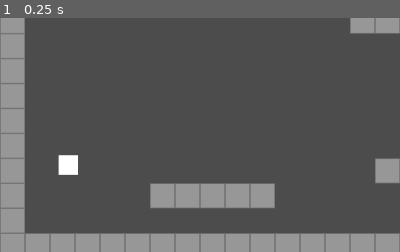
Above: before the commit, frame 1.
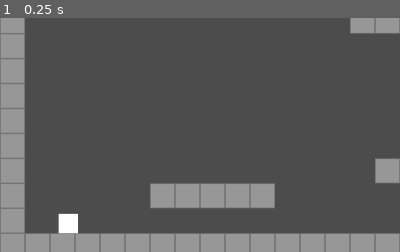
Above: after the commit, the same moment.

Repository: Eindall/Flashy-Editor
Game: Godot game, scene res://Level1.tscn
Same seed, same stepped clock (60 frames per second), same inputs: the game is played once before the commit and once after it. This scene is started directly instead of the project's main scene.
Inputs:
- Up to frame 1 (0.25 s): no input
The pictures show only the part of the screen within x 0-50%, y 50-100%; the shares and areas given below are measured in that part.

The runs differ from the first frame. In frame 1, 0.9% of the frame differs, in the area x 14-20%, y 58-93%.
Error before the commit: Invalid type in 'Vector2' constructor. Cannot convert argument 2 from Nil to float. (res://Player/Player.gd:21)

Commit message:
Fixed player speed

Diff:
--- a/Nouveau Projet De Jeu/Player/Player.gd
+++ b/Nouveau Projet De Jeu/Player/Player.gd
@@ -3,15 +3,15 @@
 const MOVE_SPEED = 400
 const JUMP_FORCE = 1000
 const MAX_FALL_SPEED = 1000
-const GRAVITY = 50
+const GRAVITY = 60
 
-var y_velocity
+var y_velocity = 0
 
 # Called when the node enters the scene tree for the first time.
 func _ready():
 	pass # Replace with function body.
 
-func _physics_process(delta):
+func _process(delta):
 	var move_dir = 0
 	if Input.is_action_pressed("move_right"):
 		move_dir += 1
